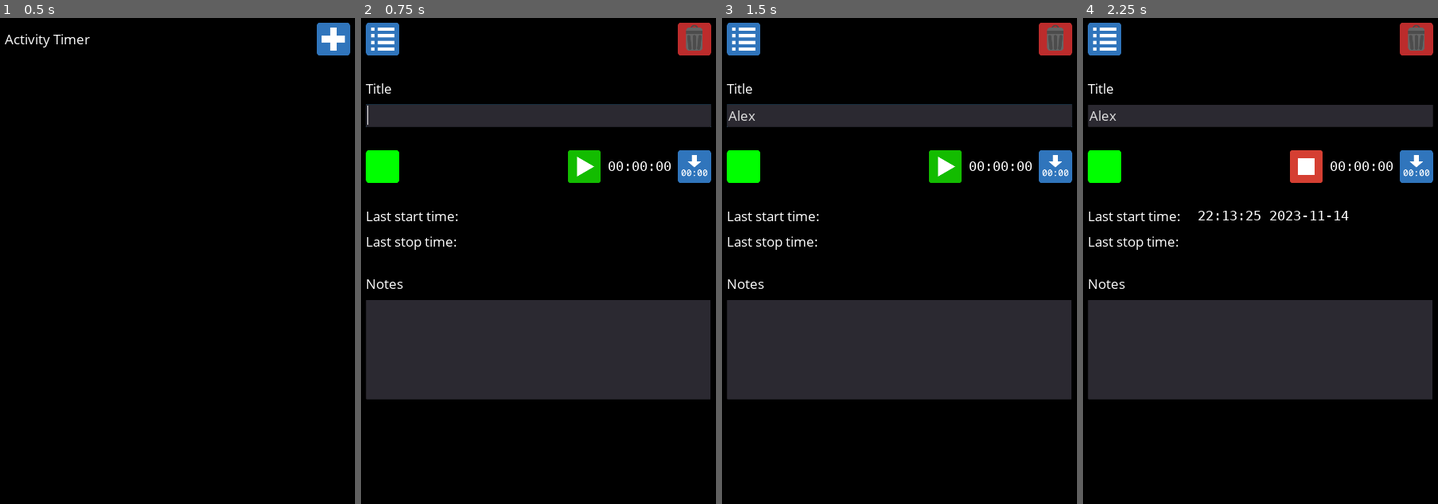
Above: before the commit, frames 1-4 (left to right).
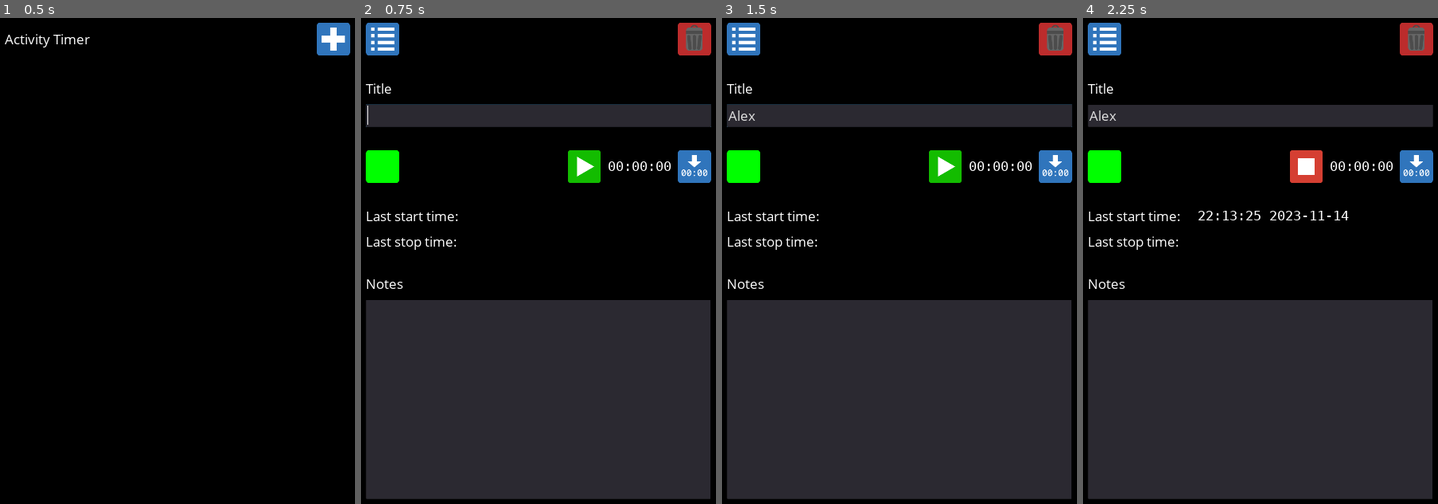
Above: after the commit, the same moments.

Repository: andrew-wilkes/godot-activity-timer
Game: Godot game, scene res://Main.tscn
Two runs of this game, one before a commit and one after it. Both use one fixed random seed, a clock stepped at 60 frames per second and the inputs below.
Inputs (mouse positions are in pixels of both pictures, inside the frame that each line leads up to):
- Up to frame 1 (0.5 s): no input
- Up to frame 2 (0.75 s): click (694, 37) at 0.5 s
- Up to frame 3 (1.5 s): click (899, 115) at 1.27 s; type "Alex" at 1.35 s
- Up to frame 4 (2.25 s): click (1306, 168) at 2 s

Frame 1 is identical in both runs. In frame 2, 20% of the frame differs, in the area x 1-99%, y 78-100%; in frame 3, 20%; in frame 4, 20%.

Commit message:
Set test window size

Diff:
--- a/src/ActivityView.gd
+++ b/src/ActivityView.gd
@@ -111,7 +111,7 @@
 
 
 func _on_Timer_timeout():
-	if visible and not act.stopped:
+	if visible and act and not act.stopped:
 		update_time()
 
 
--- a/src/ActivityView.tscn
+++ b/src/ActivityView.tscn
@@ -26,6 +26,7 @@
 [node name="ActivityView" type="VBoxContainer"]
 anchor_right = 1.0
 anchor_bottom = 1.0
+size_flags_vertical = 3
 theme = ExtResource( 22 )
 custom_constants/separation = 20
 script = ExtResource( 1 )
@@ -200,9 +201,8 @@
 [node name="Notes" type="TextEdit" parent="."]
 margin_top = 840.0
 margin_right = 1080.0
-margin_bottom = 1920.0
-rect_min_size = Vector2( 0, 300 )
-size_flags_vertical = 3
+margin_bottom = 1440.0
+rect_min_size = Vector2( 0, 600 )
 
 [node name="c" type="CanvasLayer" parent="."]
 
--- a/src/Main.gd
+++ b/src/Main.gd
@@ -6,6 +6,7 @@
 	$ActivityList.top_margin = top_margin
 	set("custom_constants/margin_top", top_margin)
 	set("custom_constants/margin_bottom", ws.end.y + 10.0)
+	$ActivityView.rect_size.y = ws.size.y
 
 
 func _on_ActivityList_view_clicked(id):
--- a/src/project.godot
+++ b/src/project.godot
@@ -44,7 +44,9 @@
 
 window/size/width=1080
 window/size/height=1920
-window/size/fullscreen=true
+window/size/resizable=false
+window/size/test_width=607
+window/size/test_height=1080
 window/energy_saving/keep_screen_on=false
 window/handheld/orientation="portrait"
 window/stretch/mode="2d"
